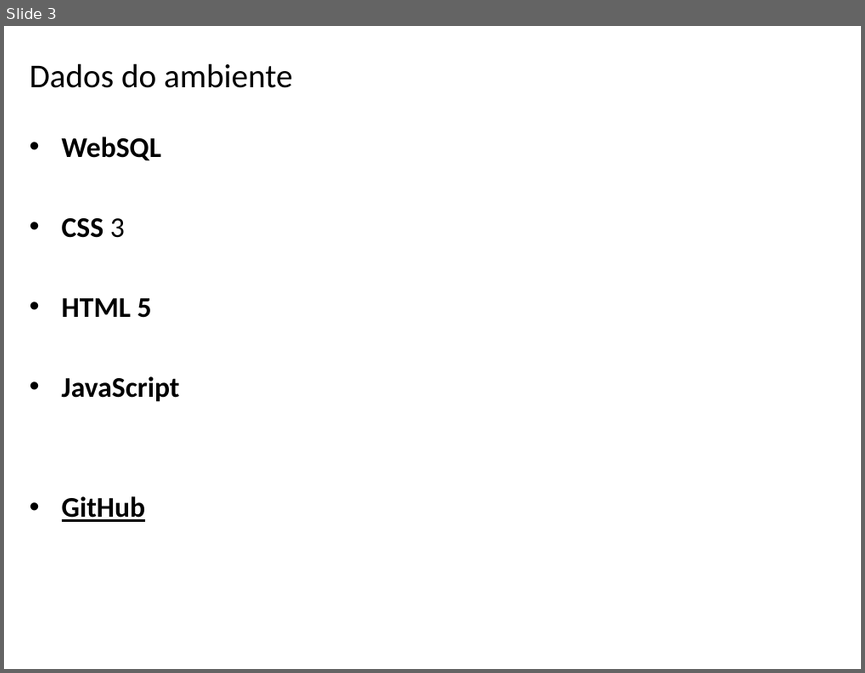
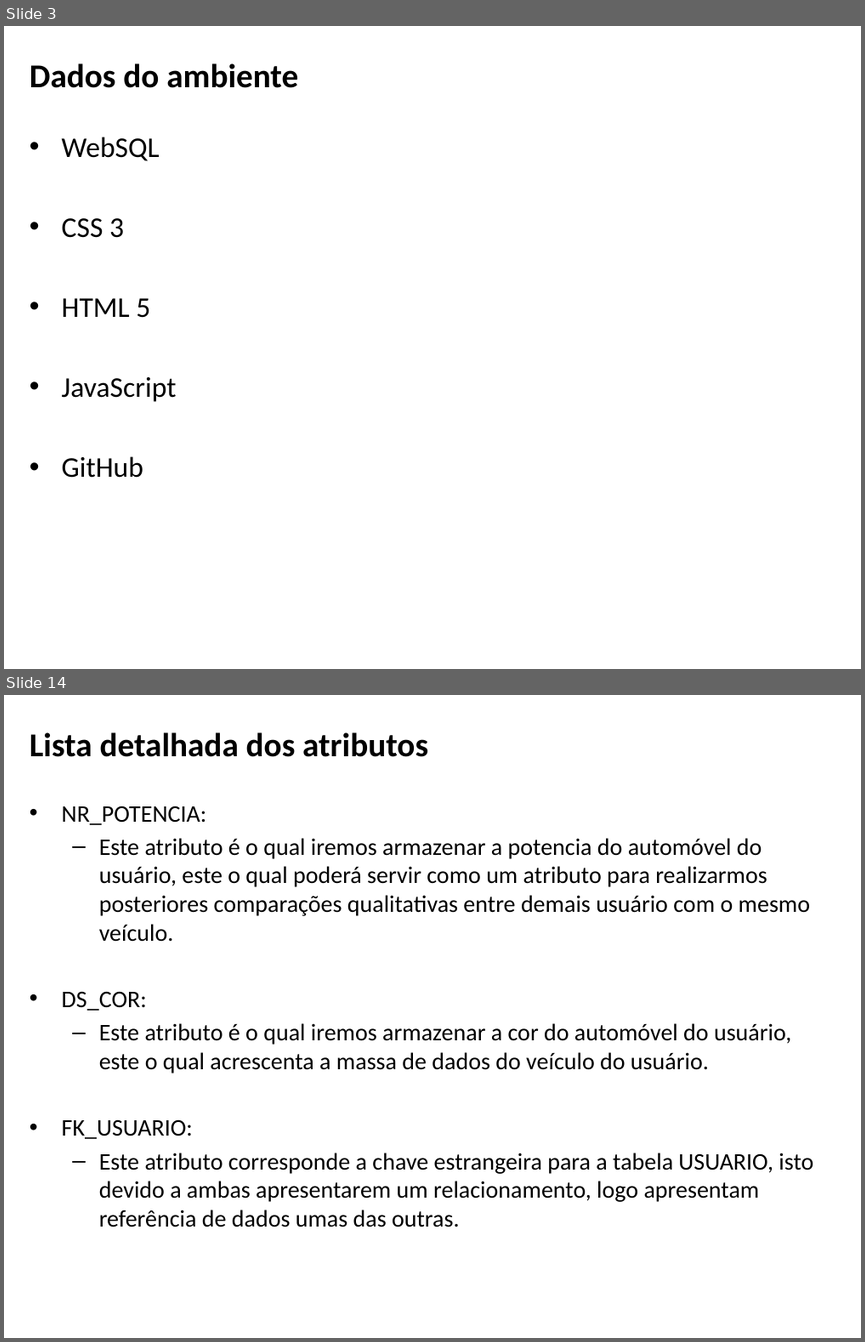
Before and after one commit to EDU23800/BSI4_PI4_CRUD_HTML, a slide deck: apresentação_fase_1.pptx. Shown one above the other, each under a label of ours: slide 3 before the commit, slides 3 and 14 after it; the slides between them are not shown. The pictures are 865x673 and 865x1342 pixels, drawn with LibreOffice and Linux fonts; fonts in the diff are those of the drawing; background and template pictures are left out. Boxes give left, top, right and bottom in pixels: in the first picture for what was removed or moved away, otherwise in the second. Text is boxed around its words. In the diff, an @@ line names an element or a change of style, - is before the commit and + after.

```diff
--- a/apresentação_fase_1.pptx
+++ b/apresentação_fase_1.pptx
@@ slide 14 added at (4,695,861,1338), background picture (left out) @@
@@ title added at (30,732,428,757), 28 pt, text #000000, bold @@
+Lista detalhada dos atributos
@@ text added at (62,805,813,1227), 20 pt, text #000000 @@
+• NR_POTENCIA:
+  – Este atributo é o qual iremos armazenar a potencia do automóvel do usuário, este o qual poderá servir como um atributo para realizarmos posteriores comparações qualitativas entre demais usuário com o mesmo veículo.
+• DS_COR:
+  – Este atributo é o qual iremos armazenar a cor do automóvel do usuário, este o qual acrescenta a massa de dados do veículo do usuário.
+• FK_USUARIO:
+  – Este atributo corresponde a chave estrangeira para a tabela USUARIO, isto devido a ambas apresentarem um relacionamento, logo apresentam referência de dados umas das outras.
@@ slide 3 changed as well @@
@@ title "Dados do ambiente" at (30,63,298,88): bold on @@
@@ text "WebSQL" at (62,136,177,477): bold off; underline off in "GitHub" @@
```
Also in this commit, not shown: 2 other slides changed, 21 other slides added, 1 slide removed, 1 other file.
